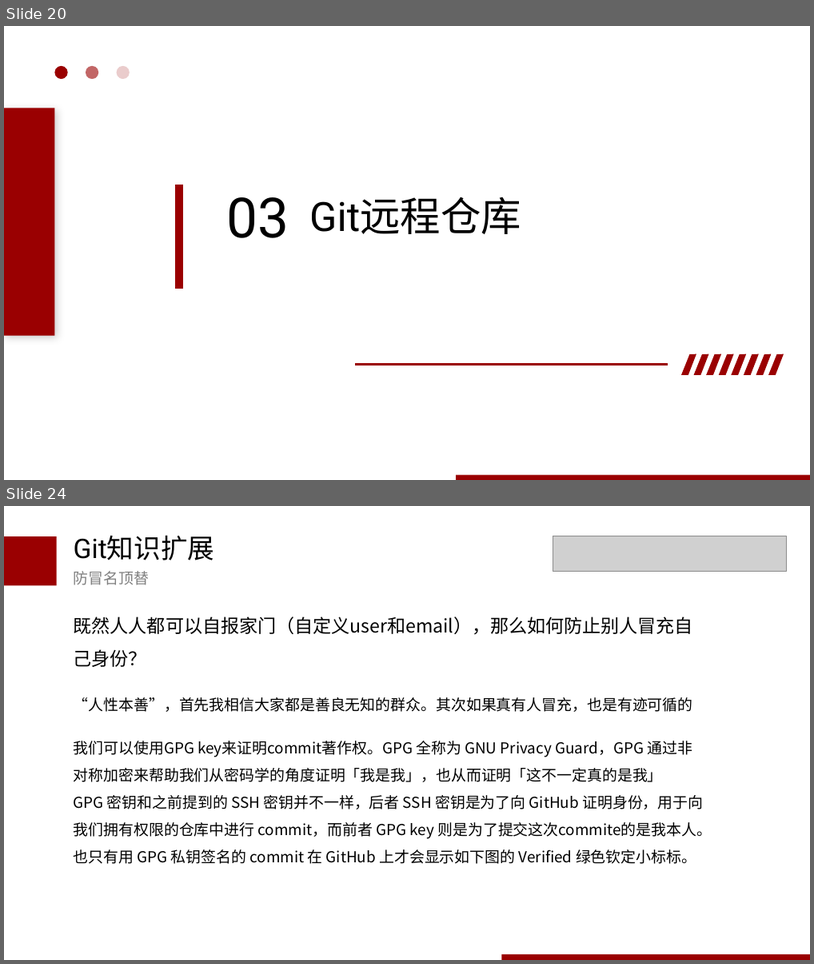
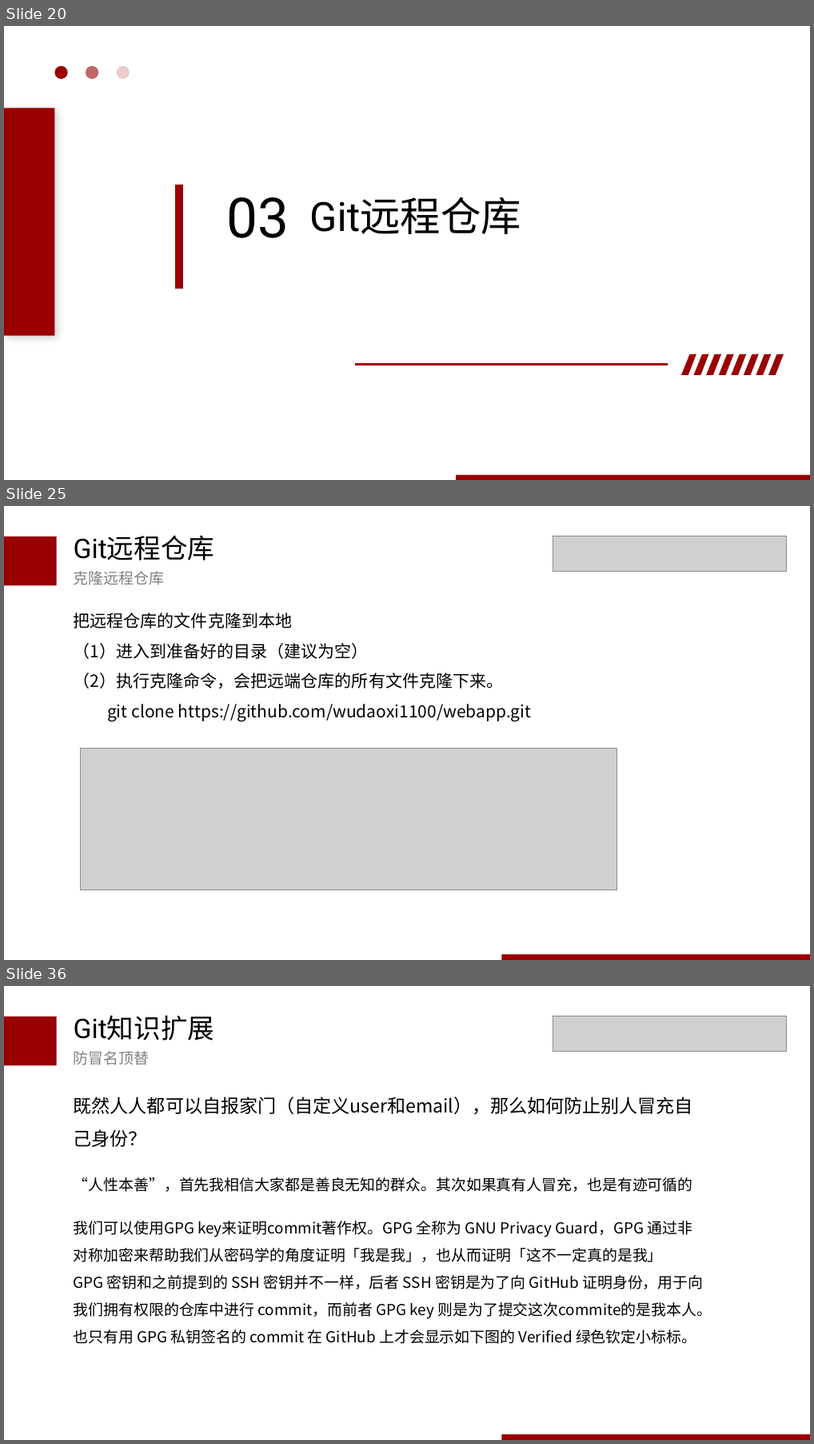
Before and after one commit to wudaoxi1100/blog, a slide deck: ppt/git介绍0325.pptx. Shown one above the other, each under a label of ours: slides 20 and 24 before the commit, slides 20, 25 and 36 after it; the slides between them are not shown. The pictures are 814x964 and 814x1444 pixels, drawn with LibreOffice and Linux fonts; fonts in the diff are those of the drawing; grey boxes stand for pictures. Boxes give left, top, right and bottom in pixels: in the first picture for what was removed or moved away, otherwise in the second. Text is boxed around its words. In the diff, an @@ line names an element or a change of style, - is before the commit and + after.

```diff
--- a/ppt/git介绍0325.pptx
+++ b/ppt/git介绍0325.pptx
@@ slide 25 added at bbox=[4, 506, 810, 960], background #FFFFFF @@
@@ rectangle added at bbox=[4, 537, 57, 586], fill #9A0001 @@
@@ text added at bbox=[74, 536, 215, 560], 32 pt, text #000000 @@
+Git远程仓库
@@ picture added at bbox=[554, 536, 787, 572] @@
@@ text added at bbox=[74, 571, 164, 585], 18 pt, text #808080 @@
+克隆远程仓库
@@ text added at bbox=[74, 612, 532, 721], 20 pt, text #000000 @@
+把远程仓库的文件克隆到本地
+（1）进入到准备好的目录（建议为空）
+（2）执行克隆命令，会把远端仓库的所有文件克隆下来。
+git clone https://github.com/wudaoxi1100/webapp.git
@@ picture added at bbox=[80, 748, 618, 890] @@
@@ rectangle added at bbox=[502, 954, 810, 960], fill #9A0001 @@
@@ what was slide 24 is now slide 36 @@
```
Also in this commit, not shown: 4 slides changed, 11 other slides added.
